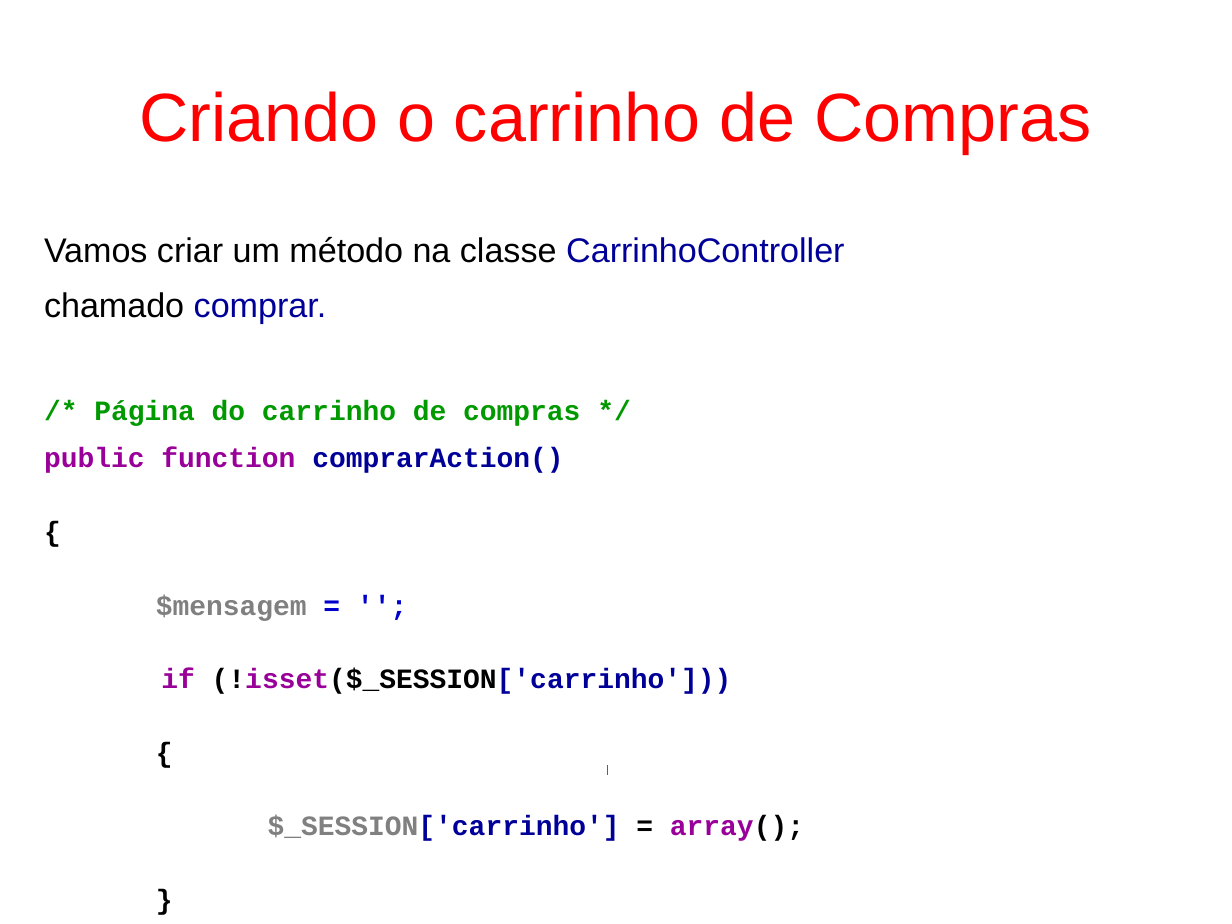
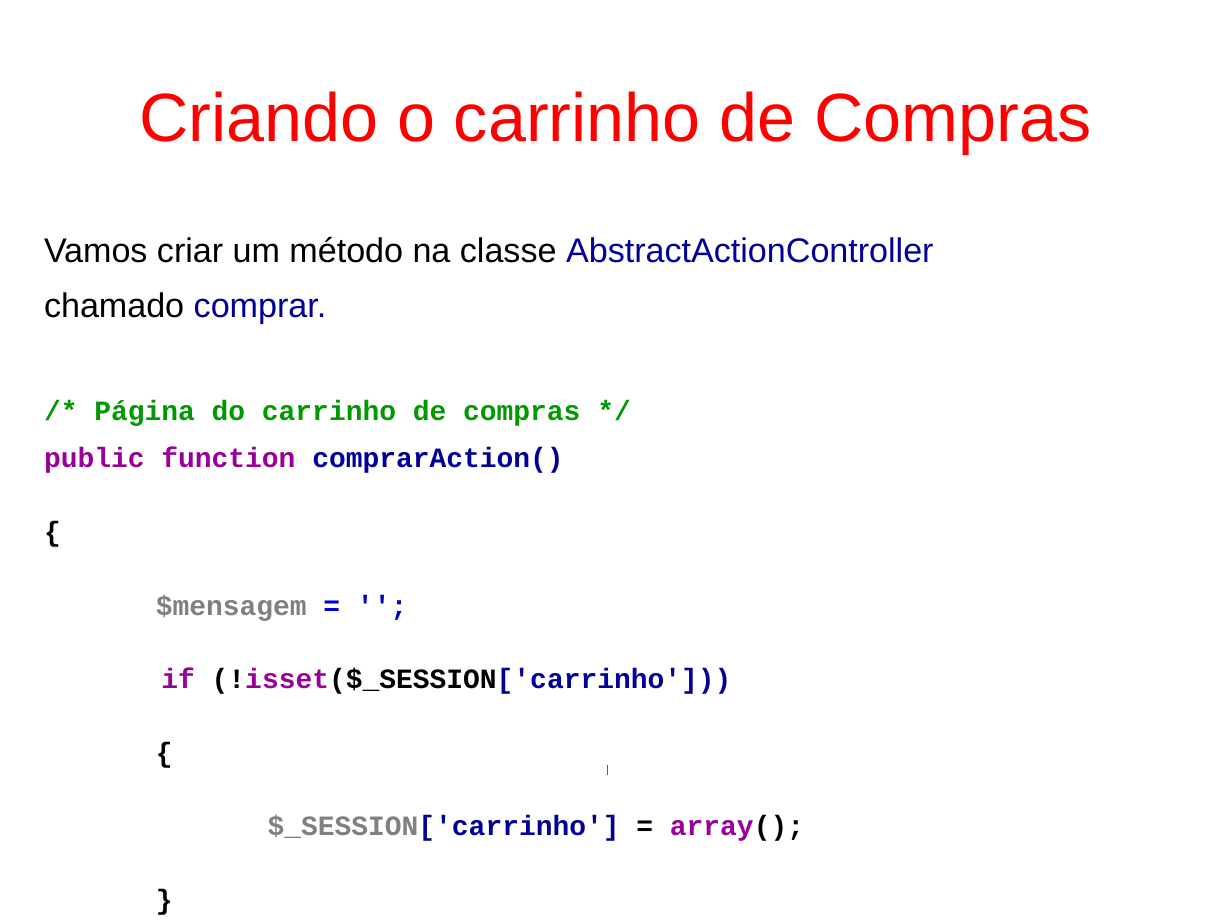
Before and after one commit to fgsl/lojasacme, a slide deck: slide 78 of docs/tutorial.odp. Drawn at 1232x924 pixels with LibreOffice and Linux fonts; fonts in the diff are those of the drawing. Boxes give left, top, right and bottom in pixels: in the first picture for what was removed or moved away, otherwise in the second. Text is boxed around its words. In the diff, an @@ line names an element or a change of style, - is before the commit and + after.

```diff
--- a/docs/tutorial.odp
+++ b/docs/tutorial.odp
@@ text at (x1=44, y1=237, x2=933, y2=263): text changed @@
-Vamos criar um método na classe CarrinhoController
+Vamos criar um método na classe AbstractActionController
```
Also in this commit, not shown: 7 other slides changed, 1 other file.
